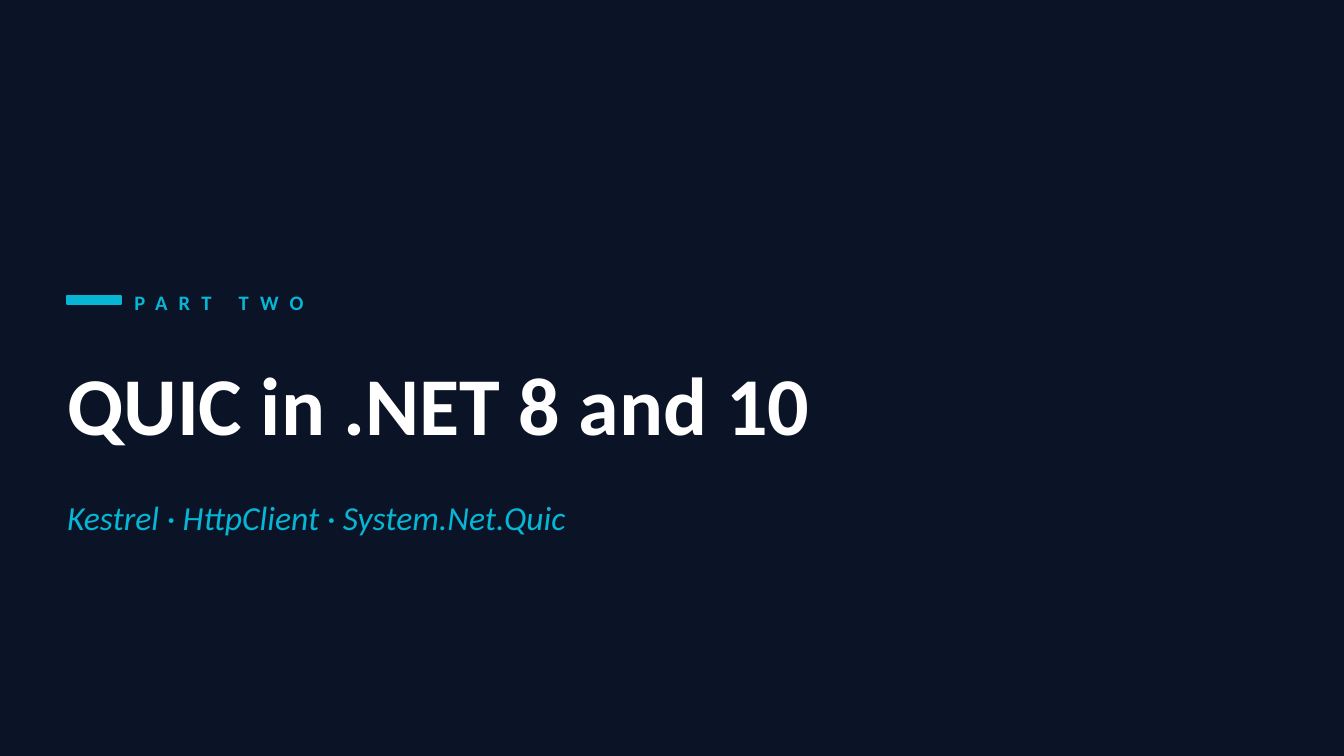
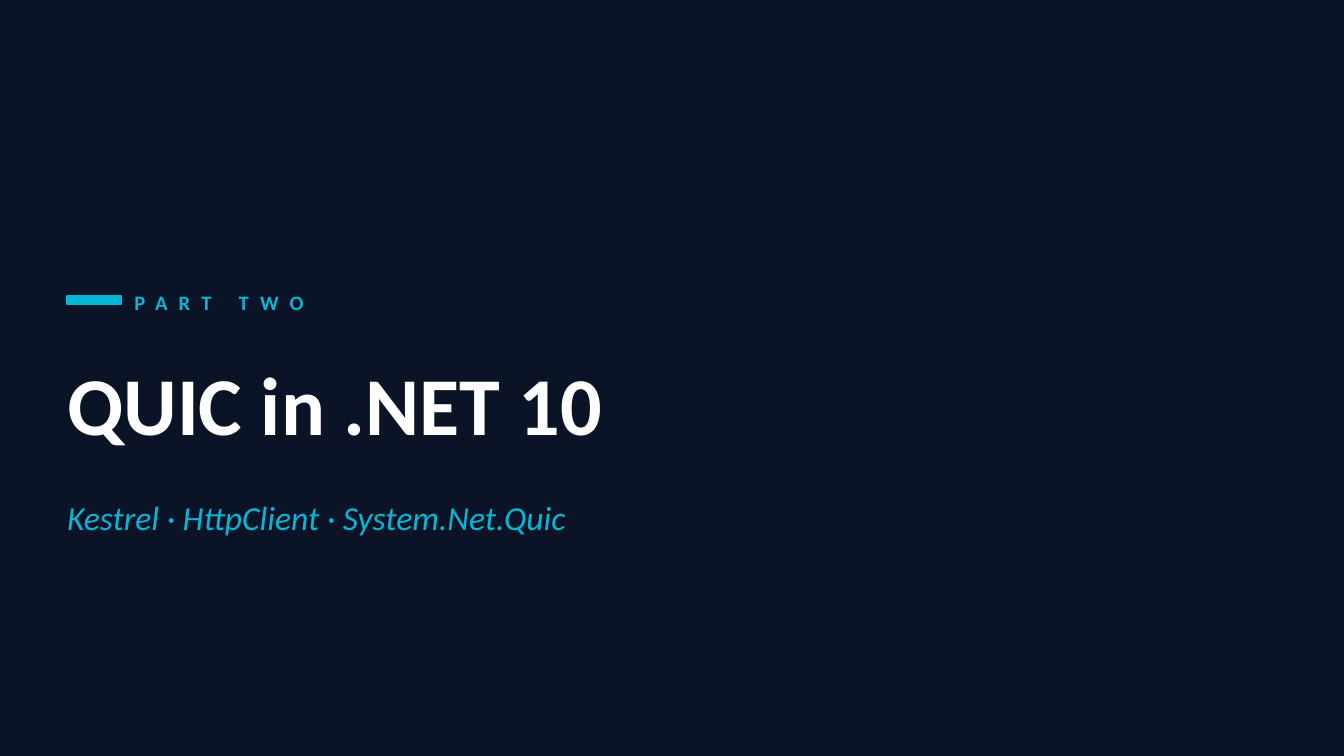
Before and after one commit to cwoodruff/quic-http3-in-dotnet, a slide deck: slide 13 of QUIC-HTTP3-in-DotNET.pptx. Drawn at 1344x756 pixels with LibreOffice and Linux fonts; fonts in the diff are those of the drawing. Boxes give left, top, right and bottom in pixels: in the first picture for what was removed or moved away, otherwise in the second. Text is boxed around its words. In the diff, an @@ line names an element or a change of style, - is before the commit and + after.

```diff
--- a/QUIC-HTTP3-in-DotNET.pptx
+++ b/QUIC-HTTP3-in-DotNET.pptx
@@ text at bbox=[67, 377, 602, 446]: text changed @@
-QUIC in .NET 8 and 10
+QUIC in .NET 10
```
Also in this commit, not shown: 1 other slide changed.
